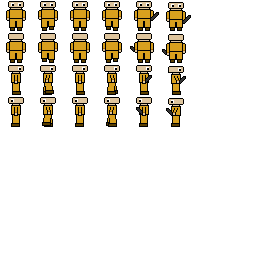
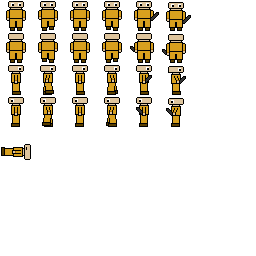
The second 256 x 256 image is a revision of the first. Changes to its layers:
painted on "Layer Merged" (1st of 2) over [1, 144, 31, 160]
added layer "Layer Merged" (2nd of 2) over [1, 144, 31, 160]
